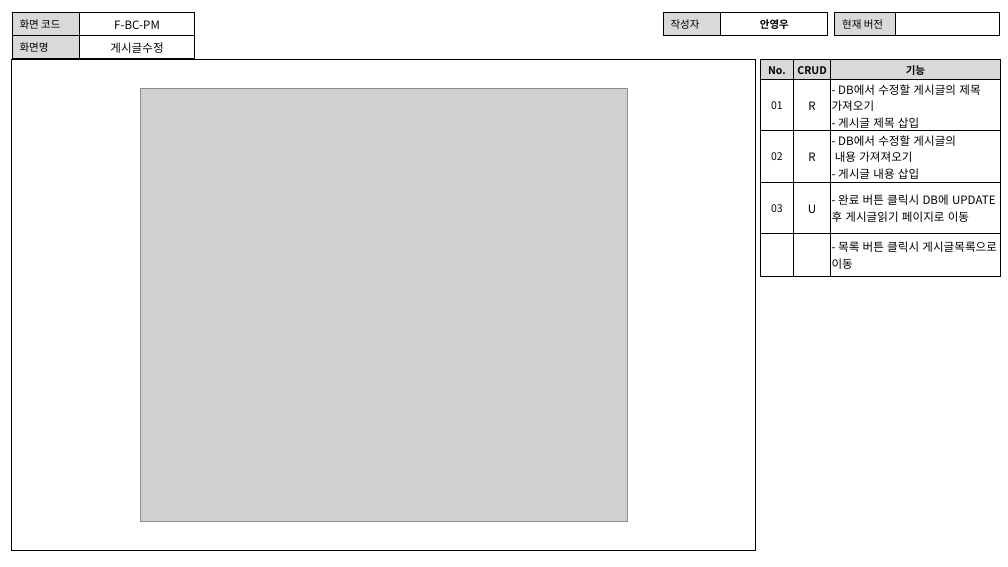
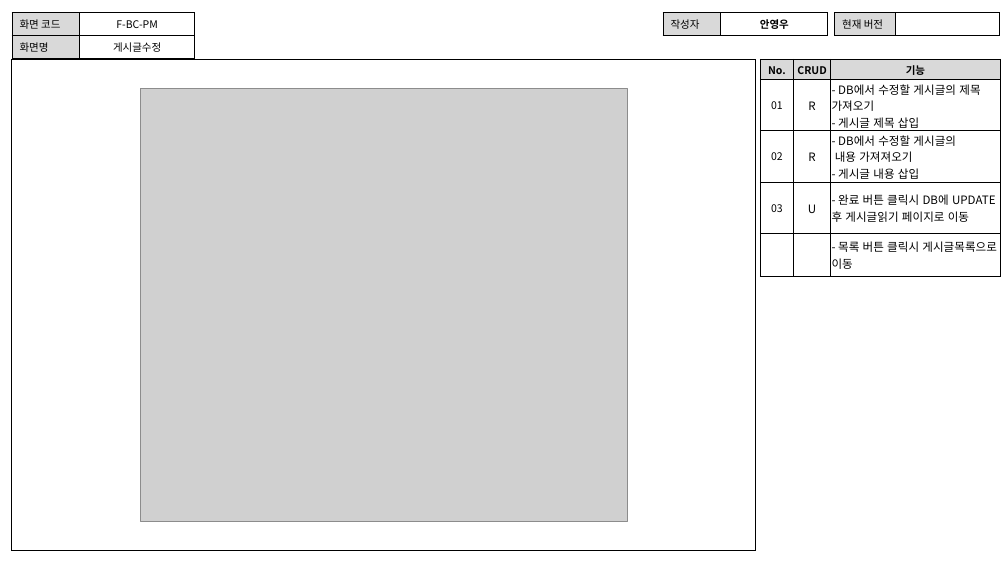
Before and after one commit to index506/cosmo6th_3thGroup, a slide deck: slide 10 of Text/02.화면설계도/3th_Project_화면 설계도(영우).pptx. Drawn at 1008x567 pixels with LibreOffice and Linux fonts; fonts in the diff are those of the drawing; grey boxes stand for pictures. Boxes give left, top, right and bottom in pixels: in the first picture for what was removed or moved away, otherwise in the second. Text is boxed around its words. In the diff, an @@ line names an element or a change of style, - is before the commit and + after.

```diff
--- a/Text/02.화면설계도/3th_Project_화면 설계도(영우).pptx
+++ b/Text/02.화면설계도/3th_Project_화면 설계도(영우).pptx
@@ table at (x1=12, y1=13, x2=194, y2=56) @@
@@ size 11 to 10 pt in "F-BC-PM", "게시글수정" @@
```
Also in this commit, not shown: 8 other slides changed, 2 other files.
